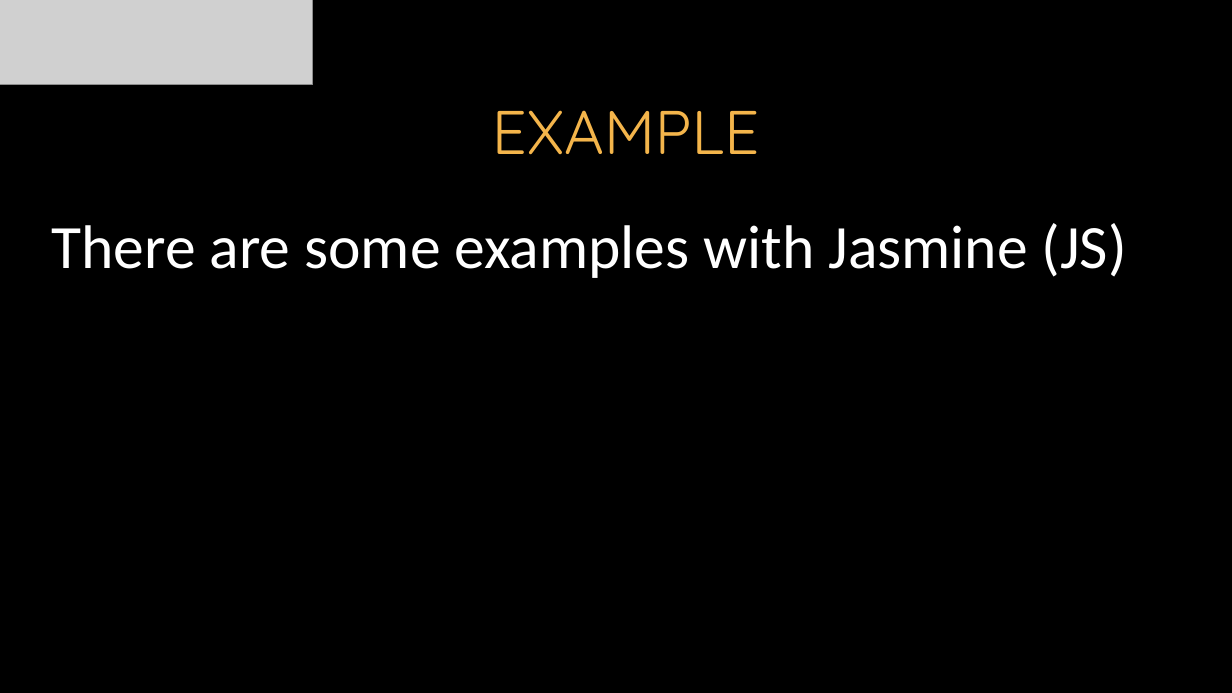
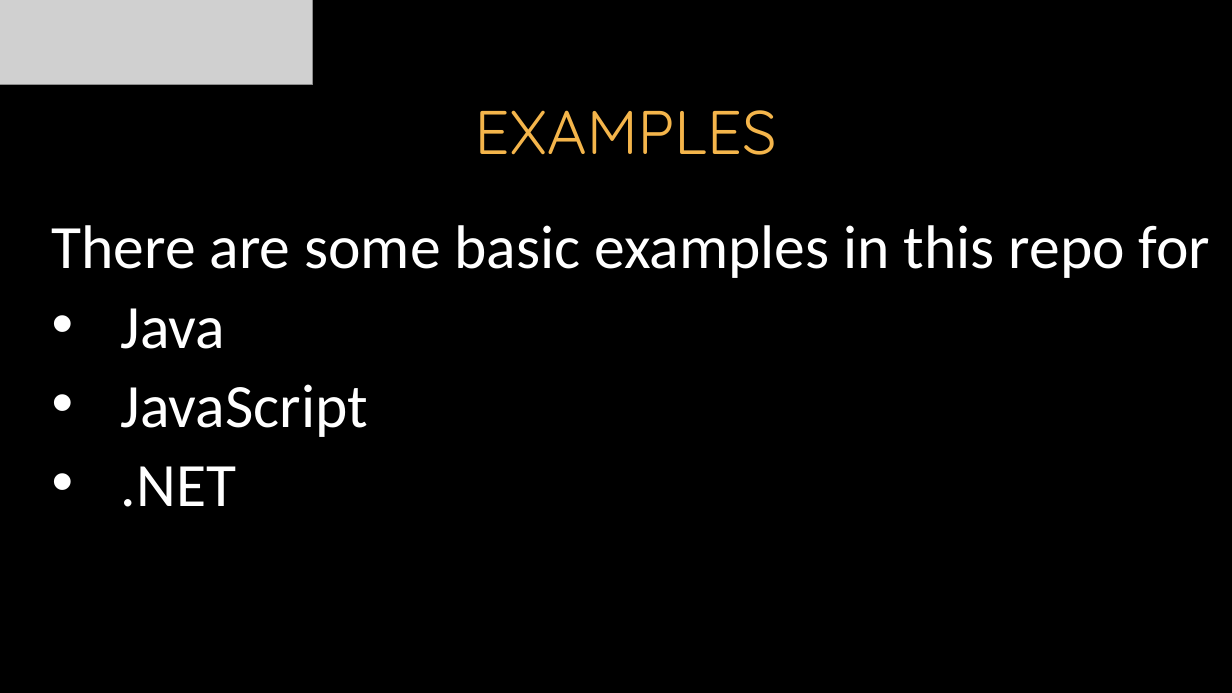
Before and after one commit to itenium-be/UnitTesting, a slide deck: slide 32 of UnitTesting.pptx (slide 26 before the commit). Drawn at 1232x693 pixels with LibreOffice and Linux fonts; fonts in the diff are those of the drawing; grey boxes stand for pictures; background and template pictures are left out. Boxes give left, top, right and bottom in pixels: in the first picture for what was removed or moved away, otherwise in the second. Text is boxed around its words. In the diff, an @@ line names an element or a change of style, - is before the commit and + after.

Commit message:
update pptx

```diff
--- a/UnitTesting.pptx
+++ b/UnitTesting.pptx
@@ title at [475, 110, 777, 155]: text changed @@
-EXAMPLE
+EXAMPLES
@@ text at [52, 225, 1210, 507]: text changed @@
-There are some examples with Jasmine (JS)
+There are some basic examples in this repo for
+• Java
+• JavaScript
+• .NET
```
Also in this commit, not shown: 1 other slide changed.
